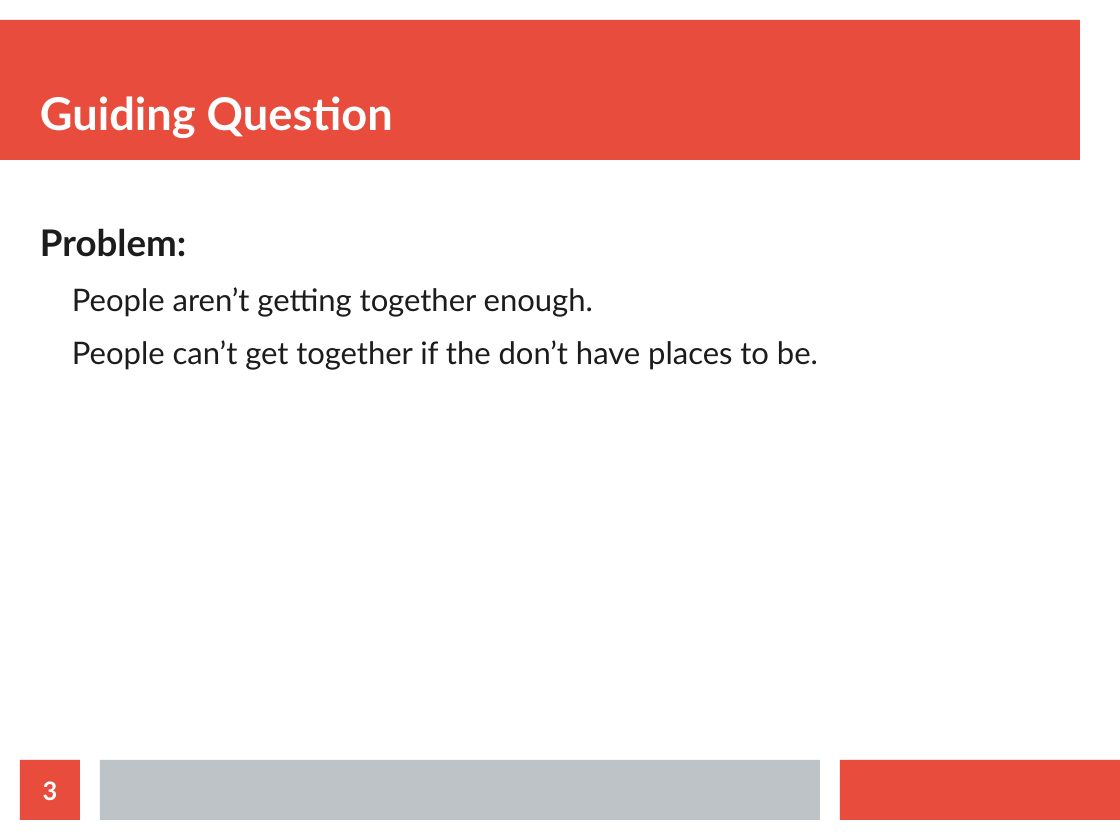
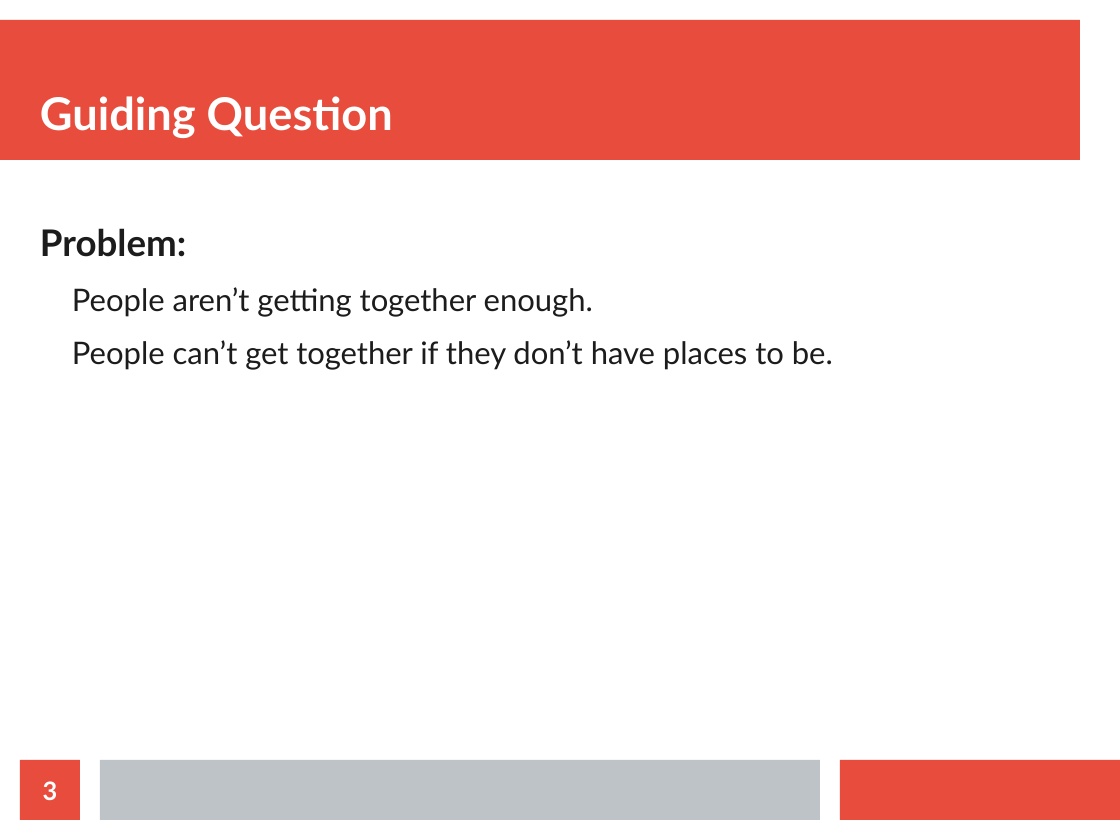
Before and after one commit to AbsolutelyLudicrous/cbus-2018, a slide deck: slide 3 of eventor.odp. Drawn at 1120x840 pixels with LibreOffice and Linux fonts; fonts in the diff are those of the drawing. Boxes give left, top, right and bottom in pixels: in the first picture for what was removed or moved away, otherwise in the second. Text is boxed around its words. In the diff, an @@ line names an element or a change of style, - is before the commit and + after.

```diff
--- a/eventor.odp
+++ b/eventor.odp
@@ text at (72,340,833,370): text changed @@
-  People can’t get together if the don’t have places to be.
+  People can’t get together if they don’t have places to be.
```
Also in this commit, not shown: 3 other slides changed, 3 slides added, 4 slides removed.
